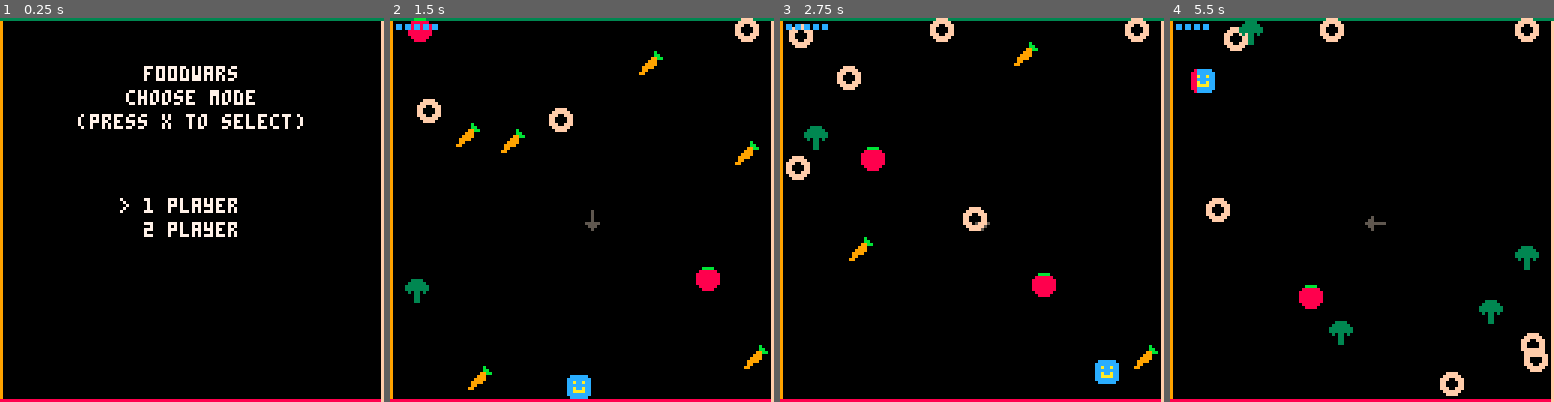
Above: before the commit, frames 1-4 (left to right).
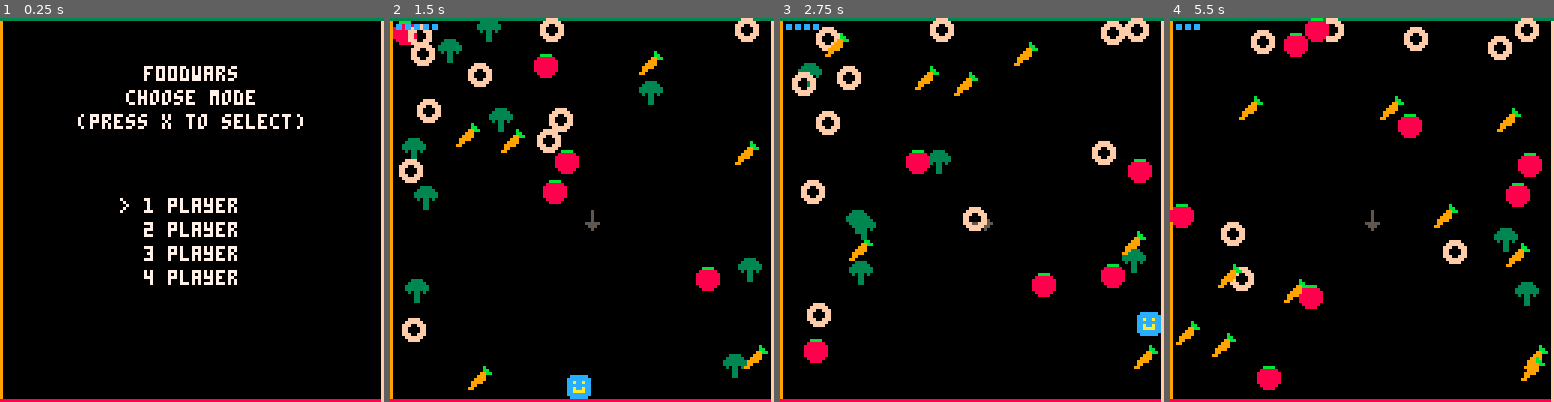
Above: after the commit, the same moments.

Repository: aegrae/f00dwars
Game: PICO-8 cartridge f00dwars.p8
The game is run twice, just before and just after one commit, with the same random seed, the same clock (stepped at 60 frames per second) and the same inputs.
Inputs:
- Up to frame 1 (0.25 s): no input
- Up to frame 2 (1.5 s): tap X (X key) at 0.33, 1.07 s; tap O (Z key) at 0.7 s
- Up to frame 3 (2.75 s): hold Right 1.6-2.1 s; hold P2 Left 1.6-2.1 s; tap O (Z key) at 1.7, 2.1, 2.5 s; tap X (X key) at 1.85 s; hold Up 2.15-2.42 s; hold P2 Down 2.15-2.42 s; hold Right from 2.47 s (still down); hold P2 Left from 2.47 s (still down)
- Up to frame 4 (5.5 s): tap O (Z key) every 0.4 s from 2.9 to 5.3 s; tap X (X key) at 2.97, 4.08, 5.2 s; release Right at 3.03 s; release P2 Left at 3.03 s; hold Left 3.08-3.58 s; hold P2 Right 3.08-3.58 s; hold Down 3.63-3.97 s; hold P2 Up 3.63-3.97 s; hold Right 4.02-4.68 s; hold P2 Left 4.02-4.68 s; hold Up 4.73-5.03 s; hold P2 Down 4.73-5.03 s; hold Left from 5.08 s (still down); hold P2 Right from 5.08 s (still down)

The runs differ from the first frame. In frame 1, 0.9% of the frame differs, in the area x 37-62%, y 59-70%; in frame 2, 4.6%; in frame 3, 6.3%; in frame 4, 7.7%, in the area x 0-99%, y 0-99%.

Commit message:
Add support for up to 4 players

Diff:
--- a/f00dwars.p8
+++ b/f00dwars.p8
@@ -19,7 +19,7 @@
 health_gui_x = 2
 health_gui_y = 2
 health_gui_size = 2
-num_start_fruits = 12
+num_start_fruits = 30
 fruit_types = 4
 max_fruit_speed = 2
 fruit_spawn_frames = 90
@@ -42,7 +42,8 @@
 g_dir = down
 
 n_players = 1
-winner = 0
+n_alive = 1
+winner_number = 0
 
 frames_alive = 0
 
@@ -56,7 +57,7 @@
  if scene == title then
   choose_mode()
  elseif scene == game_over then
-  wait_for_key(5)
+  wait_for_key(5, winner_number)
  elseif scene == game then
   movement_inputs()
   apply_gravity()
@@ -83,15 +84,19 @@
 end
 
 function choose_mode()
- if btnp(up) then
-  n_players = 1
- end
- if btnp(down) then
-  n_players = 2
- end
- if btnp(5) then
+ if btnp_any(up) then
+  n_players = max(n_players - 1, 1)
+ end
+ if btnp_any(down) then
+  n_players = min(n_players + 1, 4)
+ end
+ if btnp_any(5) then
   start_game()
  end
+end
+
+function btnp_any(b)
+ return btnp(b, 0) or btnp(b, 1) or btnp(b, 2) or btnp(b, 3)
 end
 
 function draw_mode_select()
@@ -101,11 +106,9 @@
  print("(press x to select)", 26, 32)
  print("1 player", 48, 60)
  print("2 player", 48, 68)
- if n_players == 1 then
-  print(">", 40, 60)
- else
-  print(">", 40, 68)
- end
+ print("3 player", 48, 76)
+ print("4 player", 48, 84)
+ print(">", 40, 52 + 8 * n_players)
 end
 
 function draw_game_over()
@@ -114,13 +117,14 @@
   score = flr(frames_alive / 30)
   print("you survived "..score.." seconds", 16, 16, 7)
  else
-  print("player "..winner.." wins!", 36, 16, 7)
+  print("congratulations!", 32, 16, 7)
+  spr(players[winner_number + 1].sprite, 60, 60)
  end
  print("press x to restart", 28, 24)
 end
 
-function wait_for_key(key)
- if btn(key) then
+function wait_for_key(key, player)
+ if btnp(key, player) or btnp(key, 0) then
   go_to_main_menu()
  end
 end
@@ -138,6 +142,7 @@
 
 function initialize_globals()
  frames_alive = 0
+ n_alive = n_players
  fruits = {}
  g_dir = down
 end
@@ -146,6 +151,8 @@
  players = {}
  for i=1,n_players do
   player = {}
+  player.alive = true
+  player.x = i * x_max / (n_players + 1)
   player.y = y_max
   player.x_vel = 0
   player.y_vel = 0
@@ -154,13 +161,9 @@
   player.grounded = false
   player.invuln_timer = 0
   player.heal_timer = 0
+  player.number = i - 1
+  player.sprite = 19 + player.number
   players[#players + 1] = player
- end
- if n_players == 1 then
-  players[1].x = x_max / 2
- else
-  players[1].x = x_max / 3
-  players[2].x = 2 * x_max / 3
  end
 end
 
@@ -226,13 +229,15 @@
   spawn_fruit()
  end
  for i, player in pairs(players) do
-  if player.invuln_timer > 0 then
-   player.invuln_timer = player.invuln_timer - 1
-  end
-  if player.health < max_health then
-   player.heal_timer = player.heal_timer + 1
-   if player.heal_timer == heal_frames then
-    heal(player)
+  if player.alive then
+   if player.invuln_timer > 0 then
+    player.invuln_timer = player.invuln_timer - 1
+   end
+   if player.health < max_health then
+    player.heal_timer = player.heal_timer + 1
+    if player.heal_timer == heal_frames then
+     heal(player)
+    end
    end
   end
  end
@@ -246,19 +251,25 @@
 end
 
 function draw_health()
- draw_player_health(health_gui_x, players[1], 12)
- if n_players == 2 then
-  health_x_2 = x_max + 8 - health_gui_x - max_health * (health_gui_size + 1)
-  draw_player_health(health_x_2, players[2], 11)
- end
-end
-
-function draw_player_health(health_x, player, color)
+ draw_player_health(health_gui_x, health_gui_y, players[1], 12)
+ right_x = x_max + 8 - health_gui_x - max_health * (health_gui_size + 1)
+ bottom_y = y_max + 9 - health_gui_y - health_gui_size
+ if n_players >= 2 then
+  draw_player_health(right_x, health_gui_y, players[2], 11)
+ end
+ if n_players >= 3 then
+  draw_player_health(health_gui_x, bottom_y, players[3], 14)
+ end
+ if n_players == 4 then
+  draw_player_health(right_x, bottom_y, players[4], 10)
+ end
+end
+
+function draw_player_health(x, y, player, color)
  for i=1,player.health do
-  rectfill(health_x, health_gui_y,
-           health_x + health_gui_size - 1,
-           health_gui_y + health_gui_size - 1, color)
-  health_x = health_x + health_gui_size + 1
+  rectfill(x, y, x + health_gui_size - 1,
+           y + health_gui_size - 1, color)
+  x = x + health_gui_size + 1
  end
 end
 
@@ -286,52 +297,56 @@
 end
 
 function draw_players()
- draw_player(players[1], 35)
- if n_players == 2 then
-  draw_player(players[2], 51)
- end
-end
-
-function draw_player(player, sprite_num)
- player_sprite = sprite_num + flr(player.heal_timer / heal_frames * 9)
+ for i, player in pairs(players) do
+  if player.alive then
+   draw_player(player)
+  end
+ end
+end
+
+function draw_player(player)
+ damage_sprite = 35 + flr(player.heal_timer / heal_frames * 9)
  if player.invuln_timer > 0 then
   if flr(player.invuln_timer / 2) % 2 == 0 then
-   spr(player_sprite, player.x, player.y)
+   spr(player.sprite, player.x, player.y)
+   spr(damage_sprite, player.x, player.y)
   end
  else
-  spr(player_sprite, player.x, player.y)
+  spr(player.sprite, player.x, player.y)
+  spr(damage_sprite, player.x, player.y)
  end
 end
 
 function movement_inputs()
- movement_input(players[1], 0)
- if n_players == 2 then
-  movement_input(players[2], 1)
- end
-end
-
-function movement_input(player, player_num)
+ for i, player in pairs(players) do
+  if player.alive then
+   movement_input(player)
+  end
+ end
+end
+
+function movement_input(player)
  g_up_down = (g_dir == up) or (g_dir == down)
- if btn(left, player_num) and g_up_down then
+ if btn(left, player.number) and g_up_down then
   player.x_vel = 0
   player.x = player.x - move_speed
  end
- if btn(right, player_num) and g_up_down then
+ if btn(right, player.number) and g_up_down then
   player.x_vel = 0
   player.x = player.x + move_speed
  end
- if btn(up, player_num) and not g_up_down then
+ if btn(up, player.number) and not g_up_down then
   player.y_vel = 0
   player.y = player.y - move_speed
  end
- if btn(down, player_num) and not g_up_down then
+ if btn(down, player.number) and not g_up_down then
   player.y_vel = 0
   player.y = player.y + move_speed
  end
- if player.jumping and not btn(4, player_num) then
+ if player.jumping and not btn(4, player.number) then
   cut_jump(player)
  end
- if btnp(4, player_num) and player.grounded then
+ if btnp(4, player.number) and player.grounded then
   jump(player)
  end
 end
@@ -369,9 +384,10 @@
 end
 
 function apply_gravity()
- apply_gravity_to_player(players[1])
- if n_players == 2 then
-  apply_gravity_to_player(players[2])
+ for i, player in pairs(players) do
+  if player.alive then
+   apply_gravity_to_player(player)
+  end
  end
 end
 
@@ -444,11 +460,11 @@
  end
 end
 
-function hurt_player(player, player_number)
+function hurt_player(player)
  if player.invuln_timer == 0 then
   player.health = player.health - 1
   if player.health == 0 then
-   die(player_number)
+   die(player)
   end
   all_players_invuln()
  end
@@ -456,34 +472,49 @@
 
 function all_players_invuln()
  for i, player in pairs(players) do
-  player.invuln_timer = invuln_frames
- end
-end
-
-function die(player_number)
- winner = 3 - player_number
- scene = game_over
+  if player.alive then
+   player.invuln_timer = invuln_frames
+  end
+ end
+end
+
+function die(player)
+ player.alive = false
+ n_alive = n_alive - 1
+ if n_alive <= 1 then
+  choose_winner()
+  scene = game_over
+ end
+end
+
+function choose_winner()
+ for i, player in pairs(players) do
+  if player.alive then
+   winner_number = player.number
+  end
+ end
 end
 
 function check_collisions()
- check_collisions_for_player(players[1], 1)
- if n_players == 2 then
-  check_collisions_for_player(players[2], 2)
- end
-end
-
-function check_collisions_for_player(player, player_number)
+ for i, player in pairs(players) do
+  if player.alive then
+   check_collisions_for_player(player)
+  end
+ end
+end
+
+function check_collisions_for_player(player)
  for i,v in pairs(fruits) do
   if player.invuln_timer == 0 then
    if not v.eaten and collide_with_player(v.x, v.y, player) then
-    eat_fruit(v, player, player_number)
+    eat_fruit(v, player)
    end
   end
  end
 end
 
-function eat_fruit(fruit, player, player_number)
- hurt_player(player, player_number)
+function eat_fruit(fruit, player)
+ hurt_player(player)
  fruit.eaten = true
  if fruit.type <= down then
   g_dir = fruit.type
@@ -493,7 +524,9 @@
 
 function all_players_airborn()
  for i, player in pairs(players) do
-  player.grounded = false
+  if player.alive then
+   player.grounded = false
+  end
  end
 end
 
Not shown, changed: 25 lines of the sprite sheet (__gfx__) section of f00dwars.p8
